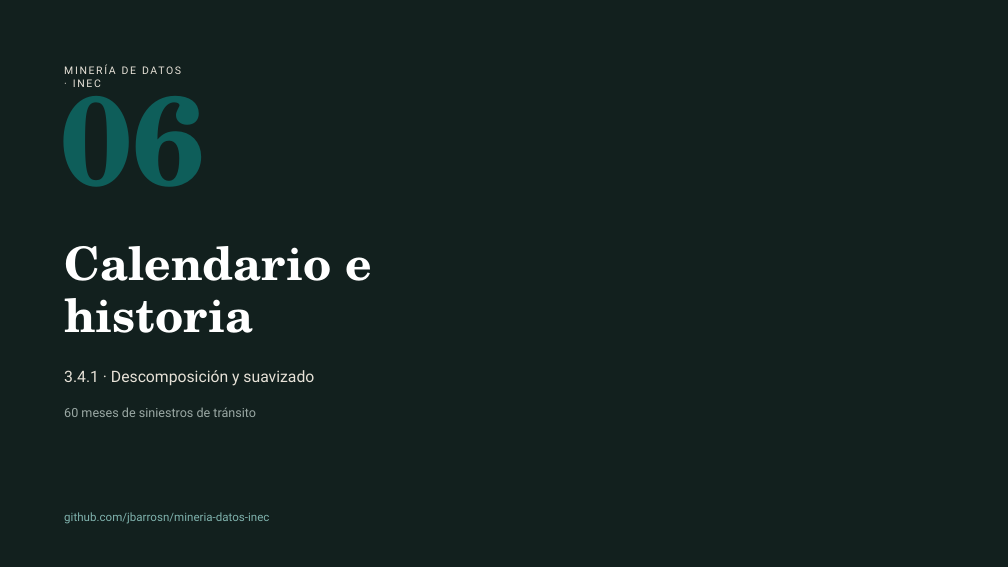
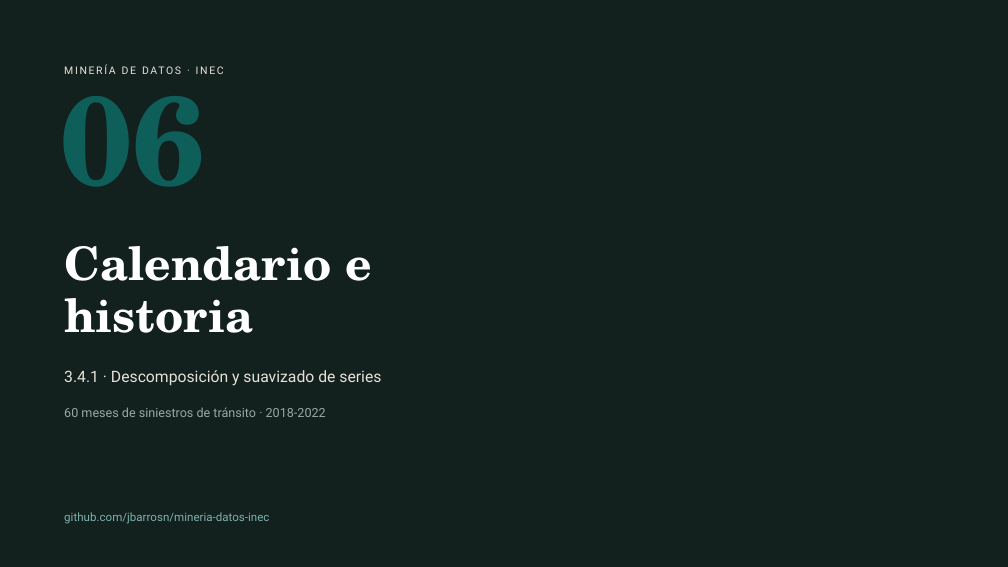
Before and after one commit to jbarrosn/mineria-datos-inec, a slide deck: slide 1 of docs/diapositivas/06_series.pptx. Drawn at 1008x567 pixels with LibreOffice and Linux fonts; fonts in the diff are those of the drawing. Boxes give left, top, right and bottom in pixels: in the first picture for what was removed or moved away, otherwise in the second. Text is boxed around its words. In the diff, an @@ line names an element or a change of style, - is before the commit and + after.

```diff
--- a/docs/diapositivas/06_series.pptx
+++ b/docs/diapositivas/06_series.pptx
@@ text "MINERÍA DE DATOS · INEC" rewrapped from [73, 79, 101, 87] to [64, 64, 518, 95] @@
@@ text at [64, 370, 381, 386]: text changed @@
-3.4.1 · Descomposición y suavizado
+3.4.1 · Descomposición y suavizado de series
@@ text at [64, 407, 326, 417]: text changed @@
-60 meses de siniestros de tránsito
+60 meses de siniestros de tránsito · 2018-2022
```
Also in this commit, not shown: 2 other slides changed, 3 slides added, 2 slides removed, 9 other files.
